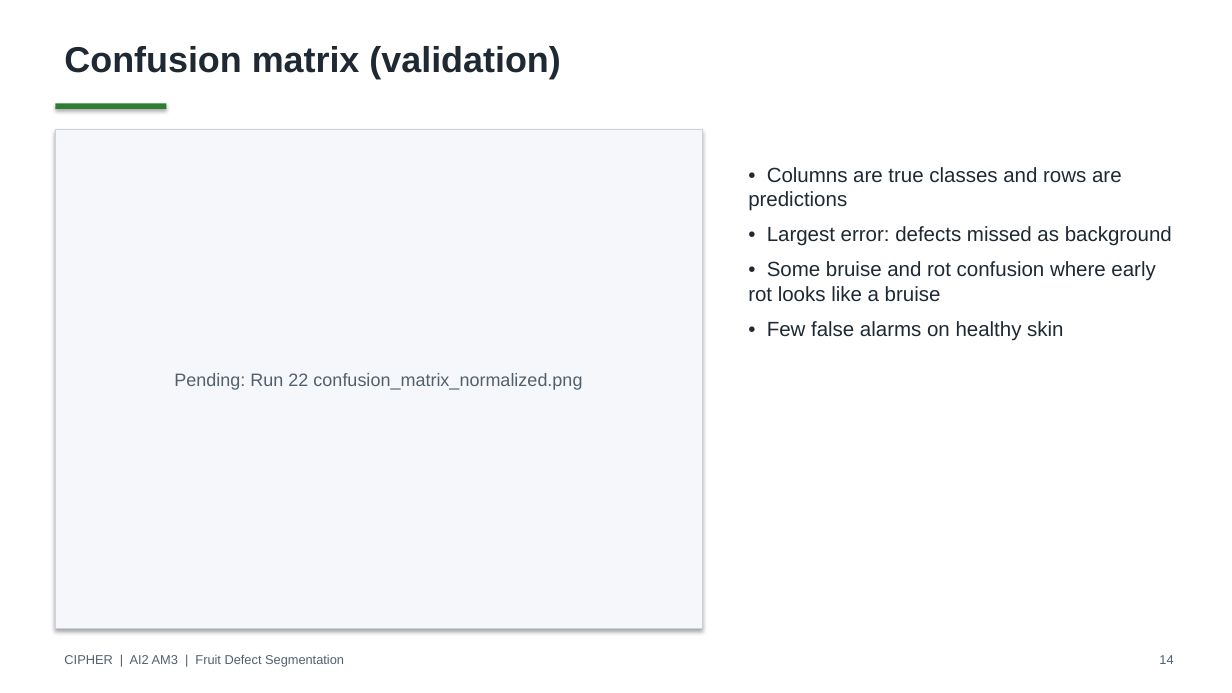
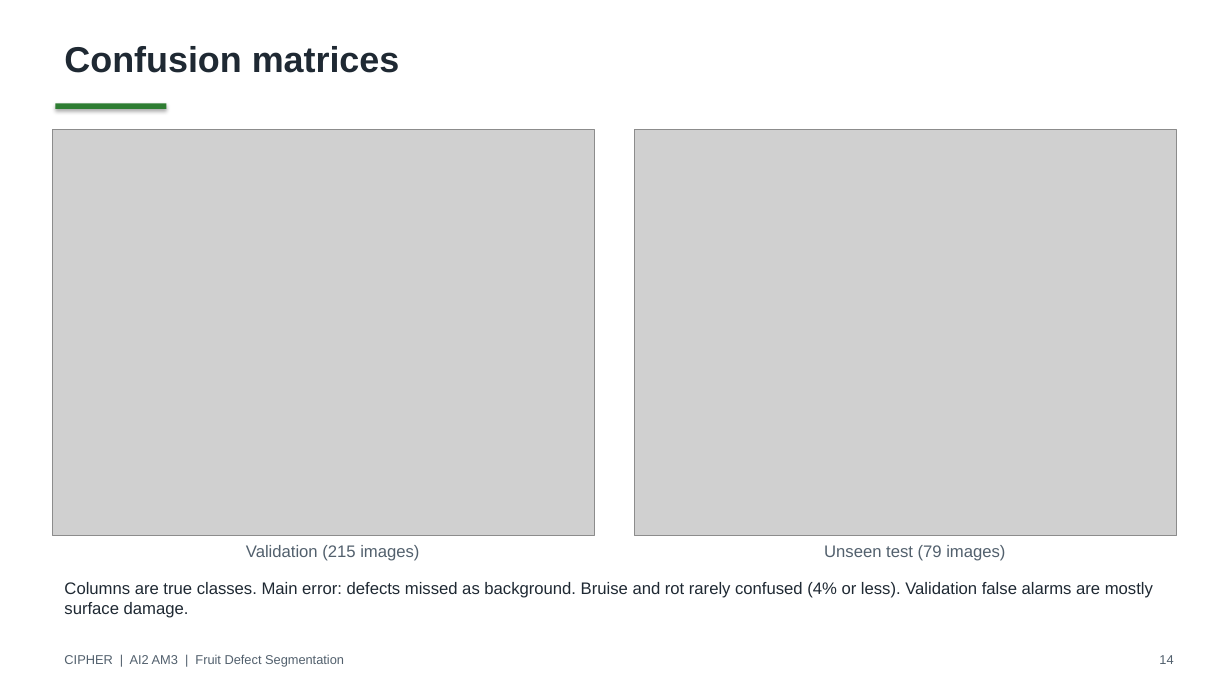
Before and after one commit to deangg/instancesegmentation, a slide deck: slide 14 of slides/CIPHER_AI2_Final_Defense.pptx. Drawn at 1232x693 pixels with LibreOffice and Linux fonts; fonts in the diff are those of the drawing; grey boxes stand for pictures. Boxes give left, top, right and bottom in pixels: in the first picture for what was removed or moved away, otherwise in the second. Text is boxed around its words. In the diff, an @@ line names an element or a change of style, - is before the commit and + after.

```diff
--- a/slides/CIPHER_AI2_Final_Defense.pptx
+++ b/slides/CIPHER_AI2_Final_Defense.pptx
@@ text at [64,46,400,73]: text changed @@
-Confusion matrix (validation)
+Confusion matrices
@@ picture added at [53,129,595,536] @@
@@ rectangle removed at [55,129,702,628] @@
-Pending: Run 22 confusion_matrix_normalized.png
@@ picture added at [635,129,1177,536] @@
@@ text removed at [748,167,1172,340] @@
-• Columns are true classes and rows are predictions
-• Largest error: defects missed as background
-• Some bruise and rot confusion where early rot looks like a bruise
-• Few false alarms on healthy skin
@@ text added at [246,545,419,561], 13 pt, text #52606D @@
+Validation (215 images)
@@ text added at [824,545,1005,561], 13 pt, text #52606D @@
+Unseen test (79 images)
@@ text added at [64,582,1153,618], 13 pt, text #1F2933 @@
+Columns are true classes. Main error: defects missed as background. Bruise and rot rarely confused (4% or less). Validation false alarms are mostly surface damage.
```
Also in this commit, not shown: 9 other slides changed, 13 other files.
